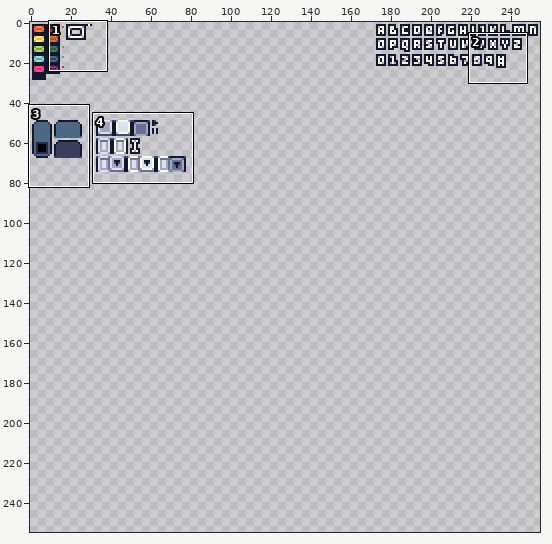
One commit to this pixel-art file: res/spr.aseprite. The first picture is a wide view before the edit; the outline marks the close-up.
Close-up. Before the commit:
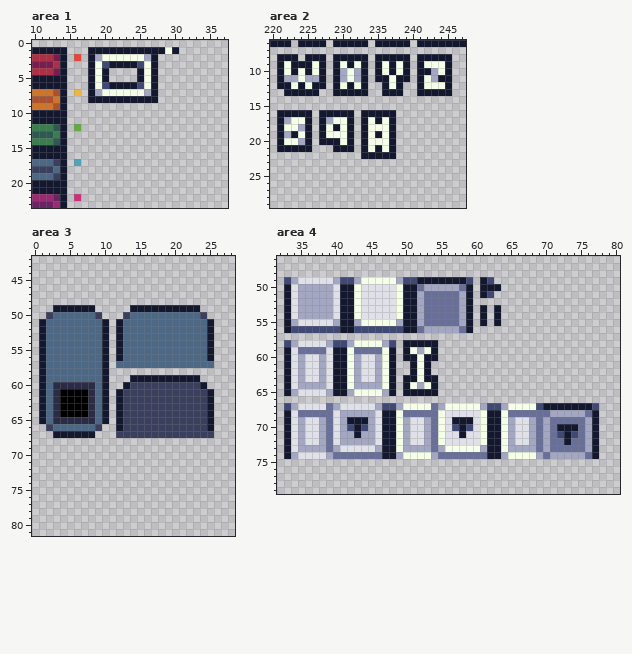
255x255 pixels, 1 frame. Shown: area 1: x 10..37, y 0..23; area 2: x 220..247, y 6..29; area 3: x 0..28, y 42..81; area 4: x 32..80, y 46..79. The commit also changed other parts of the picture, which this record leaves out.
Now the later version:
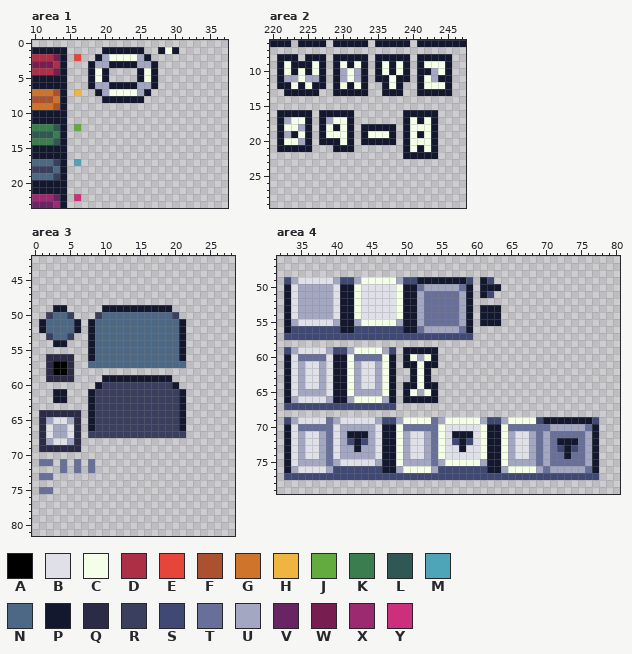
Palette (. is transparent): A #000000  B #dfe0e8  C #f5ffe8  D #ad2f45  E #e64539  F #ab5130  G #cf752b  H #f0b541  J #63ab3f  K #3b7d4f  L #2f5753  M #4fa4b8  N #4c6885  P #14182e  Q #2b2b45  R #3a3f5e  S #404973  T #686f99  U #a3a7c2  V #692464  W #781d4f  X #9c2a70  Y #cc2f7b
What changed:
Changed rows in their new state; - is an unchanged pixel.
Area 1:
first column x 18:
 1 ..------..
 2 .PU----UP.
 3 -UU----UU-
 6 -UU----UU-
 7 .PU----UP.
 8 ..------..
Area 2:
first column x 233:
16 .....-PPPPP
17 .....-PCPCP
18 -PPP--PCCCP
19 --C---PCPCP
20 -PPP--PCCCP
21 .....-PCPCP
22 .....-PPPPP
Area 3:
first column x 1:
49 ----....-PPPP------....--
50 ----R...-NNNN------R....-
51 -----P.P-NNN--------P....
52 -----P.P-NNN--------P....
53 .R--R..P-NNN--------P....
54 ..PP...P-NNN--------P....
55 .......P-NNN--------P....
56 .QQQQ..P-NNN--------P....
57 .QAAQ..--NN----------....
58 .QAAQ.....---------------
59 .QQQQ....-PPP------....--
60 ........PRRRR------P....-
61 ..PP...PRRRR--------P....
62 ..PP...PRRRR--------P....
63 .......PRRRR--------P....
64 QQ-QQQ.PRRRR--------P....
65 QUBBU-.PRRRR--------P....
66 QBUUBQ.P-RRR--------P....
67 QBUUBQ.RRRR----------....
68 QUBBUQ-------------------
69 QQQQQQ-------------------
71 TT-T-T-T-----------------
72 ---T-T-T-----------------
73 TT-----------------------
75 TT-----------------------
Area 4:
first column x 33:
53 -----------------------------P---------------
54 -----------------------------P---------------
55 -----------------------------P---------------
57 SSSSSSSSSSSSSSSSSSSSSSSSSSS------------------
58 ................-.....-----------------------
59 SUBBBBUSSUCCCCUS--PPP------------------------
60 --TTTT----TTTT----CUC------------------------
61 -----------------P---P-----------------------
63 -----------------.---.-----------------------
64 ---BB------BB-----PCP------------------------
65 -BUUUUB--CUUUUC---CUC------------------------
66 PUBBBBUPPUCCCCUP-PPPPP-----------------------
67 -SSSSSSSSSSSSS--.............................
68 .............................................
69 SUB--B-UBBBBBUSSUCCCC-UCCCCCUSSUCCCCSPPPPPPPS
70 --TTTT---UUU-----TTTT---BBB-----TTTT-TUUUUUT-
71 ---------P-P------------P-P------------TTT---
72 ---------SPS------------SPS------------P-P---
73 ---BB--BUUPUUB----BB--CBBPBBC----BB----SPS---
74 -BU--UTBUUUUUB--CUBBUTCBBBBBC--CUBBUTUTTPTTU-
75 PBUUUUTUBBBBBUPPCUUUUTUCCCCCUPPCUUUUTUTTTTTUP
76 PUBBBBUSSSSSSSPPUCCCCUSSSSSSSPPUCCCCUTUUUUUTP
77 SSSSSSSSSSSSSSSSSSSSSSSSSSSSSSSSSSSSSSSSSSSSS
Where, in picture pixels (left, top, right, bottom), the same in both close-ups:
changed: (88, 47, 109, 103)
changed: (137, 47, 158, 103)
changed: (361, 110, 438, 159)
changed: (39, 305, 130, 494)
changed: (172, 305, 214, 438)
changed: (284, 305, 599, 480)
